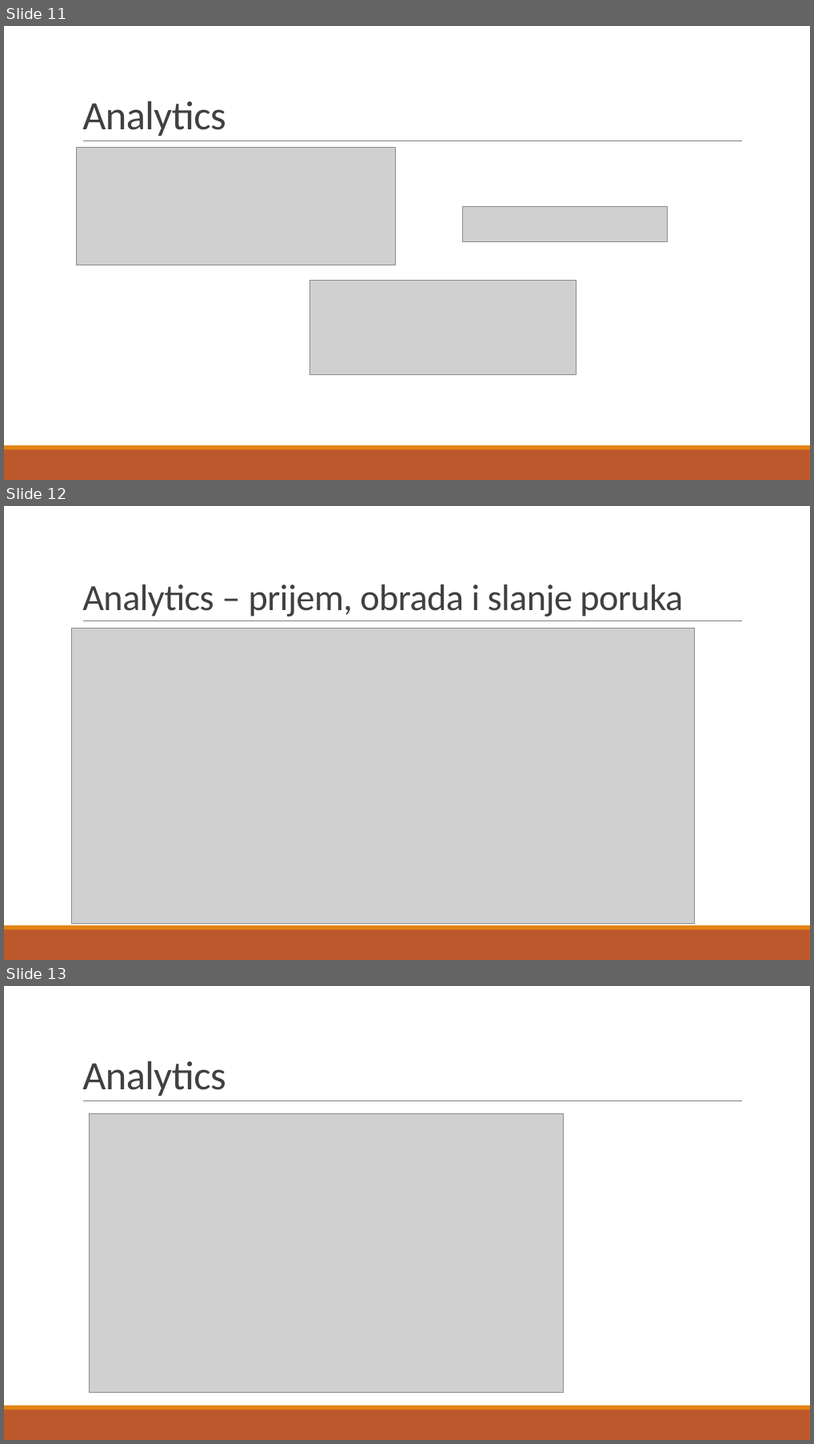
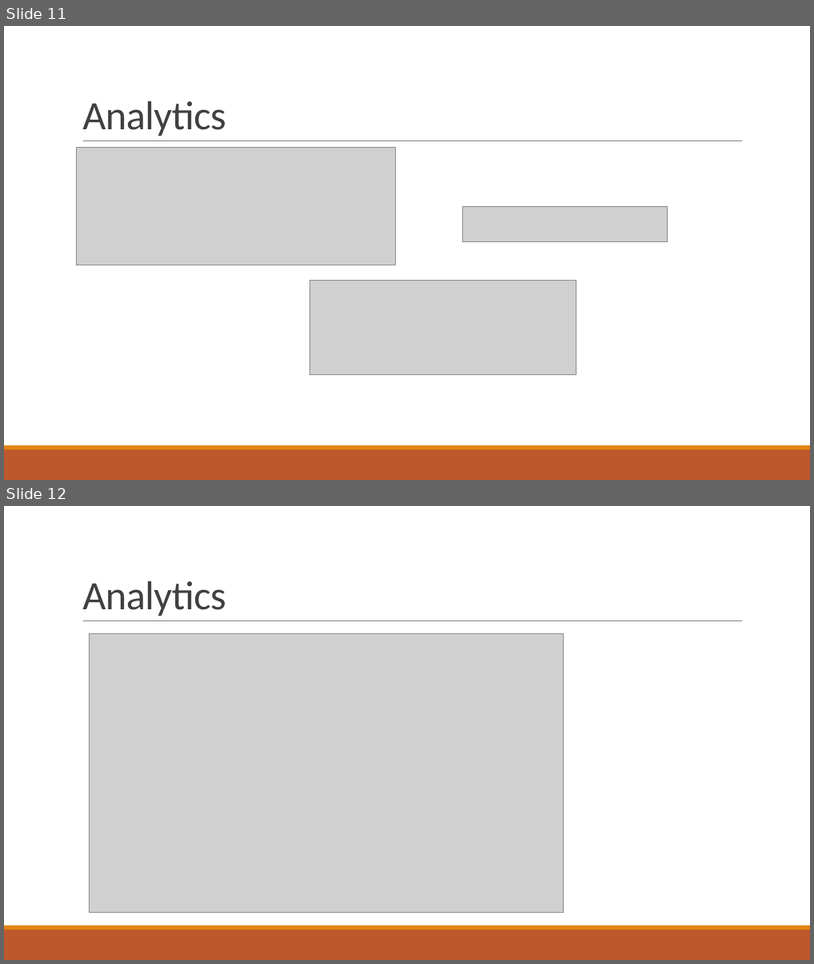
Before and after one commit to predrag01/IoTS---Projekat-2, a slide deck: Internet stavri i servisi.pptx. Shown one above the other, each under a label of ours: slides 11, 12 and 13 before the commit, slides 11 and 12 after it. The pictures are 814x1444 and 814x964 pixels, drawn with LibreOffice and Linux fonts; fonts in the diff are those of the drawing; grey boxes stand for pictures. Boxes give left, top, right and bottom in pixels: in the first picture for what was removed or moved away, otherwise in the second. Text is boxed around its words. In the diff, an @@ line names an element or a change of style, - is before the commit and + after.

```diff
--- a/Internet stavri i servisi.pptx
+++ b/Internet stavri i servisi.pptx
@@ slide 12 removed at bbox=[4, 506, 810, 960], background #FFFFFF; not listed: 3 template elements that a slide beside it also shows @@
@@ title removed at bbox=[82, 584, 683, 616] @@
-Analytics – prijem, obrada i slanje poruka
@@ picture removed at bbox=[72, 628, 695, 924] @@
@@ what was slide 13 is now slide 12 @@
```
Also in this commit, not shown: 1 slide changed.
